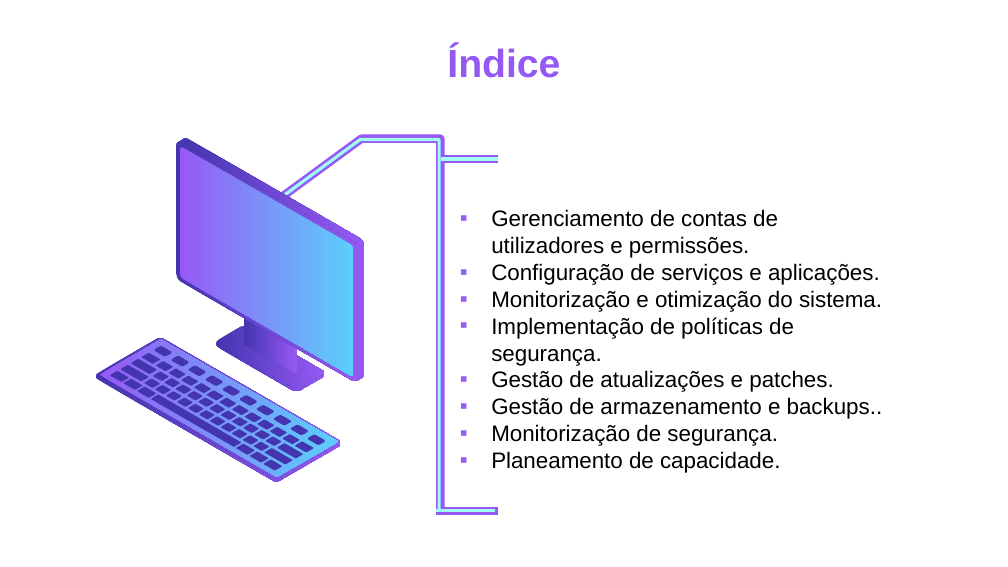
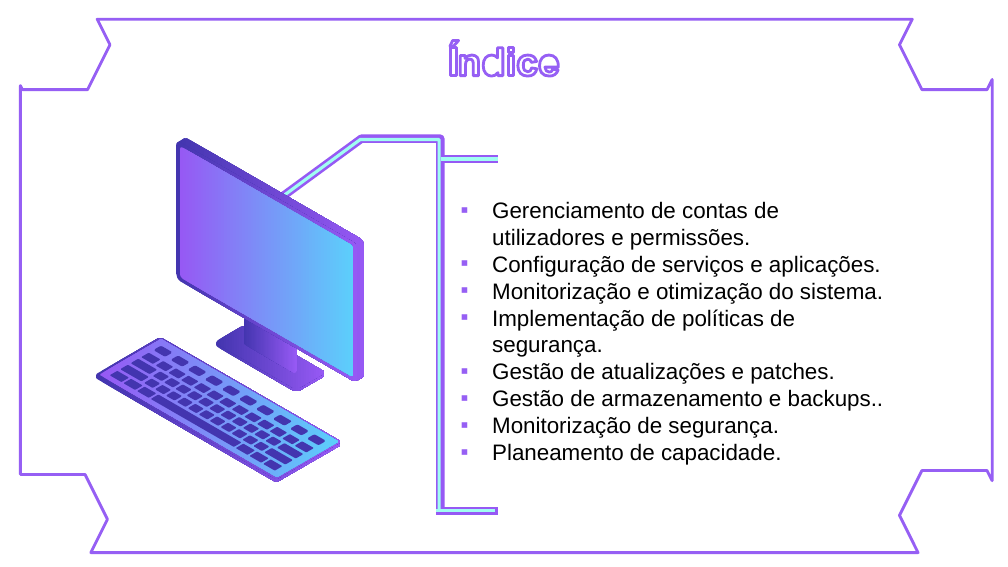
Before and after one commit to codebysujan/PowerPoint, a slide deck: slide 2 of Presentation1.pptx. Drawn at 1008x567 pixels with LibreOffice and Linux fonts; fonts in the diff are those of the drawing. Boxes give left, top, right and bottom in pixels: in the first picture for what was removed or moved away, otherwise in the second. Text is boxed around its words. In the diff, an @@ line names an element or a change of style, - is before the commit and + after.

```diff
--- a/Presentation1.pptx
+++ b/Presentation1.pptx
@@ freeform shape added at (20, 19, 992, 552), outline #965FF4 2 pt @@
@@ text removed at (447, 46, 560, 78) @@
-Índice
@@ text "Gerenciamento de contas de utilizadores ...": place and size @@
-text "Gerenciamento de contas de utilizadores ..." at (491, 209, 883, 473)
+text "Gerenciamento de contas de utilizadores ..." at (492, 201, 884, 465)
```
Also in this commit, not shown: 5 slides added, 1 slide removed.
